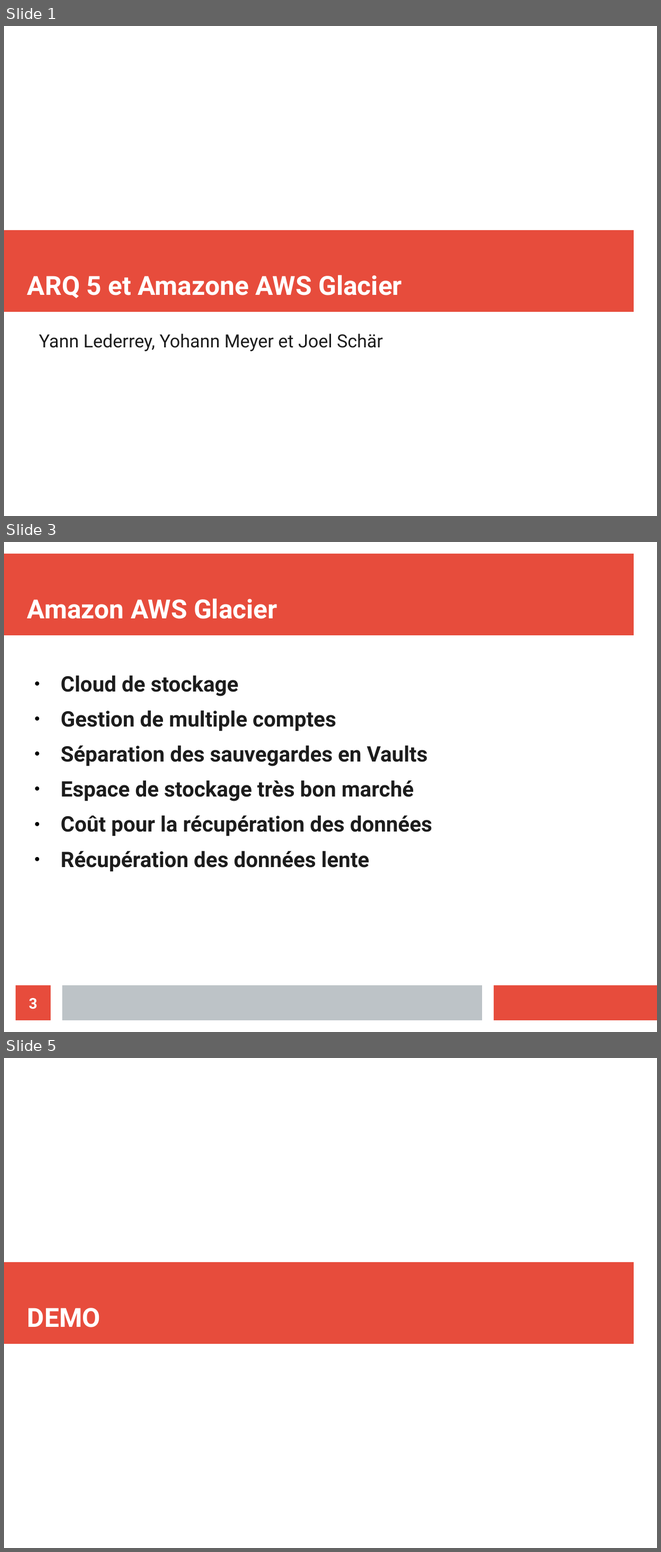
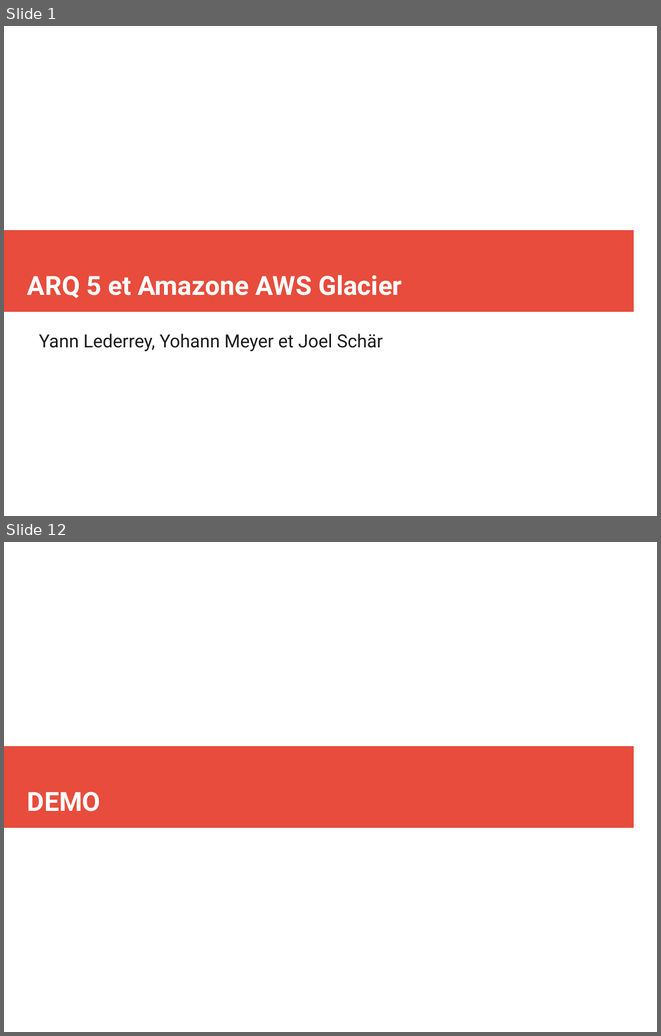
Before and after one commit to Nyahon/AIT, a slide deck: AIT_Amazon_Presentation.odp. Shown one above the other, each under a label of ours: slides 1, 3 and 5 before the commit, slides 1 and 12 after it; the slides between them are not shown. The pictures are 661x1552 and 661x1036 pixels, drawn with LibreOffice and Linux fonts; fonts in the diff are those of the drawing. Boxes give left, top, right and bottom in pixels: in the first picture for what was removed or moved away, otherwise in the second. Text is boxed around its words. In the diff, an @@ line names an element or a change of style, - is before the commit and + after.

```diff
--- a/AIT_Amazon_Presentation.odp
+++ b/AIT_Amazon_Presentation.odp
@@ slide 3 removed at (x1=4, y1=542, x2=657, y2=1032), background #FFFFFF @@
@@ rectangle removed at (x1=4, y1=554, x2=634, y2=636) @@
@@ title removed at (x1=27, y1=598, x2=277, y2=619) @@
-Amazon AWS Glacier
@@ text removed at (x1=61, y1=675, x2=432, y2=872) @@
-● Cloud de stockage
-● Gestion de multiple comptes
-● Séparation des sauvegardes en Vaults
-● Espace de stockage très bon marché
-● Coût pour la récupération des données
-● Récupération des données lente
@@ page number removed at (x1=16, y1=985, x2=51, y2=1020) @@
-3
@@ rectangle removed at (x1=62, y1=985, x2=482, y2=1020) @@
@@ rectangle removed at (x1=494, y1=985, x2=657, y2=1020) @@
@@ what was slide 5 is now slide 12 @@
```
Also in this commit, not shown: 1 slide changed, 9 slides added, 1 other slide removed.
